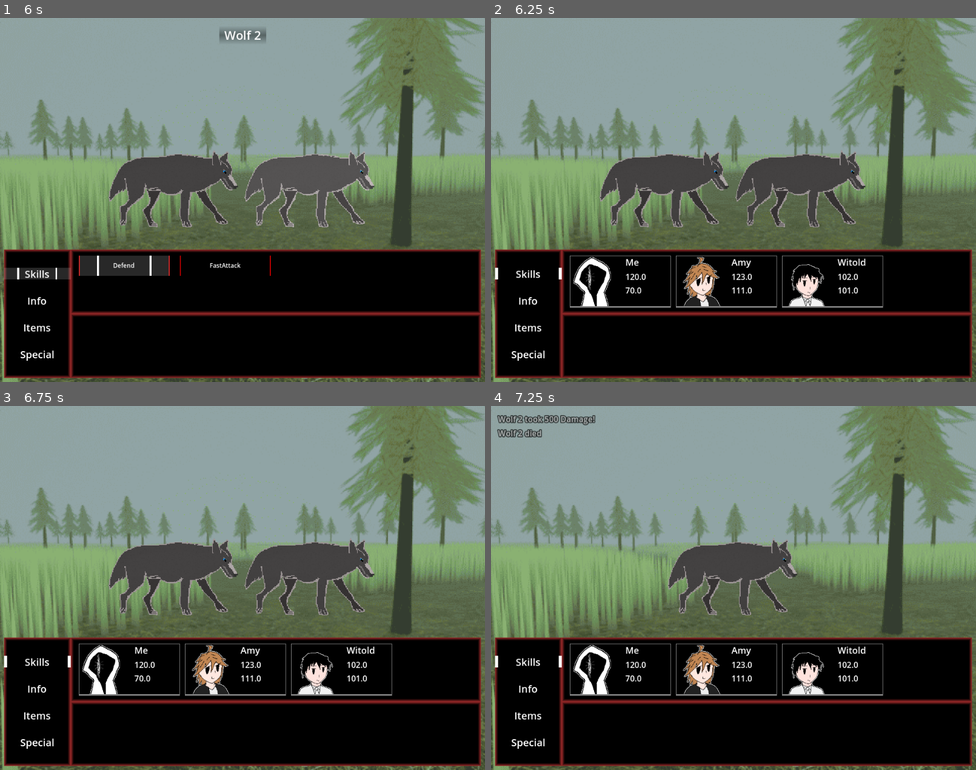
Above: before the commit, frames 1-4 (two rows, left to right).
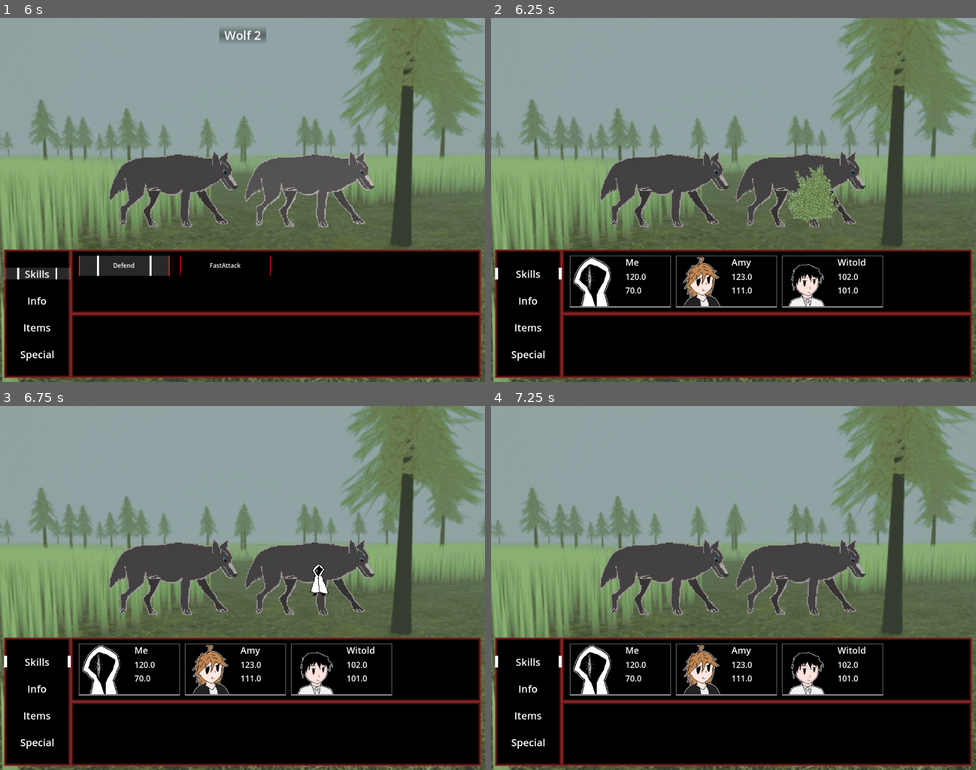
Above: after the commit, the same moments.

Repository: Herosege/PureKillRot
Game: Godot game, scene res://Scenes/fight_scene.tscn
Two runs of this game, one before a commit and one after it. Both use one fixed random seed, a clock stepped at 60 frames per second and the inputs below. This scene is started directly instead of the project's main scene.
Inputs:
- Up to frame 1 (6 s): hold Right (move_right) 0.53-1.28 s; tap Z (accept) at 0.6, 1.55, 2, 2.1, 2.75, 2.85, 3.8, 4.25, 4.35, 5.1 s; tap Enter at 1.25 s; hold X (back) 1.28-2.03 s; tap Shift (Sprint) at 1.35, 5.85 s; hold Right (move_right) 2.03-2.78 s; hold Up (move_up) 2.78-3.53 s; hold Shift (Sprint) 3.53-4.28 s; hold Left (move_left) 3.53-5.03 s; hold X (back) 5.03-5.78 s; hold Right (move_right) from 5.78 s (still down)
- Up to frame 2 (6.25 s): keep holding Right (move_right); tap Z (accept) at 6.05 s
- Up to frame 3 (6.75 s): tap Z (accept) at 6.5, 6.6 s; release Right (move_right) at 6.53 s; hold Up (move_up) from 6.53 s (still down)
- Up to frame 4 (7.25 s): keep holding Up (move_up)

Frame 1 is identical in both runs. In frame 2, 0.9% of the frame differs, in the area x 61-72%, y 40-57%; in frame 3, 0.2%; in frame 4, 6.0%, in the area x 1-78%, y 2-58%.

Commit message:
added animations for using skills

Diff:
--- a/Resources/Customs/Templates/skill.gd
+++ b/Resources/Customs/Templates/skill.gd
@@ -8,6 +8,9 @@
 var Effect : int
 var Values : Array
 
+var AnimSprites : Array
+var AnimDuration : float
+
 #func UseSkill()->bool:
 	#if Effect:
 		#Effect.call()
@@ -15,9 +18,11 @@
 	#else:
 		#return false
 
-func _init(a,b,c,d,e):
+func _init(a,b,c,d,e,f,g = 1.0):
 	Name = a
 	Description = b
 	Icon = c
 	Effect = d
 	Values = e
+	AnimSprites = f
+	AnimDuration = g
--- a/Scenes/fight_scene.tscn
+++ b/Scenes/fight_scene.tscn
@@ -524,3 +524,21 @@
 
 [node name="SkillUseTimer" type="Timer" parent="Timers"]
 one_shot = true
+
+[node name="TimePerSprite" type="Timer" parent="Timers"]
+one_shot = true
+
+[node name="AttackTexture" type="TextureRect" parent="."]
+layout_mode = 1
+anchors_preset = 8
+anchor_left = 0.5
+anchor_top = 0.5
+anchor_right = 0.5
+anchor_bottom = 0.5
+offset_left = -20.0
+offset_top = -20.0
+offset_right = 20.0
+offset_bottom = 20.0
+grow_horizontal = 2
+grow_vertical = 2
+metadata/_edit_lock_ = true
--- a/Script/GlobalClasses/SkillDatabase.gd
+++ b/Script/GlobalClasses/SkillDatabase.gd
@@ -7,10 +7,11 @@
 
 var Err = Skill.new(
 	"TissueSlap",
-	"This is an error! sorry!",
+	"Fuck them up",
 	load("res://Assets/Textures/Environment/bush2.png"),
 	Enums.TSkill.Damage,
-	[100,0]
+	[100,0],
+	[load("res://Assets/Textures/Environment/bush2.png")]
 )
 
 var Skill_Attack = Skill.new(
@@ -18,19 +19,32 @@
 	"Deal damage to your opponent",
 	load("res://Assets/Textures/Environment/bush2.png"),
 	Enums.TSkill.Damage,
-	[500,0]
+	[500,0],
+	[
+		load("res://Assets/Textures/Environment/bush2.png"),
+		load("res://Assets/Textures/Sprites_normal/Characters/me1_d.png")
+
+	]
 )
 var Skill_Defend = Skill.new(
 	"Defend",
 	"Reduce incoming damage",
 	load("res://Assets/Textures/Environment/bush2.png"),
 	Enums.TSkill.Damage,
-	[100,0]
+	[100,0],
+	[
+		load("res://Assets/Textures/Environment/bush2.png"),
+		load("res://Assets/Textures/Sprites_normal/Characters/me1_u.png"),
+		load("res://Assets/Textures/Environment/bush2.png"),
+		load("res://Assets/Textures/Sprites_normal/Characters/me1_u.png")
+
+	]
 )
 var Skill_FastAttack = Skill.new(
 	"FastAttack",
 	"Induces bleeding",
 	load("res://Assets/Textures/Environment/bush2.png"),
 	Enums.TSkill.Damage,
-	[100,0]
+	[100,0],
+	[load("res://Assets/Textures/Sprites_normal/Characters/walk2_d.png")]
 )
--- a/Script/fight_scene.gd
+++ b/Script/fight_scene.gd
@@ -15,11 +15,13 @@
 
 @onready var OverlayColor = get_node("Overlay/ColorRect")
 @onready var EnNameDis = get_node("UI/EnemyNameDisplay")
+@onready var AttTexture = get_node("AttackTexture")
 
 @onready var ItemScene = load("res://Scenes/UIElements/item.tscn")
 
 #Timers
 @onready var SkillUseTimer = get_node("Timers/SkillUseTimer")
+@onready var TimePerSpites = get_node("Timers/TimePerSprite")
 
 #Action -> Select Item -> EnemySelect
 var MenuLayer : int = 0
@@ -41,8 +43,6 @@
 var CharacterTurn : int = 0
 var YourTurn = true
 
-var ProfilesArr = []
-
 #SelectAction
 var SelIndexAction : int = 0
 
@@ -137,9 +137,9 @@
 				SELECT_ITEM:
 					ItemsMenuHandle()
 				SELECT_PROFILE:
-					if ProfilesArr:
+					if CharProfs.get_children():
 						SelIndexProf += UiDir.x
-						SelIndexProf = clamp(SelIndexProf,0,ProfilesArr.size()-1)
+						SelIndexProf = clamp(SelIndexProf,0,CharProfs.get_children().size()-1)
 						UpdateUi(MenuLayer)
 				SELECT_CHARACTER:
 					if EnemyList.get_child_count() > 0:
@@ -292,70 +292,6 @@
 		ACTION_SPECIAL:
 			return true if PartyInfo.MainParty[CharacterTurn].Special else false
 	return false
-
-### CURSOR ------------------------------------------------------------------------------------------------------
-
-func AnimateCursor(SetAnim:bool,Layer:int):
-	if Layer == 0:
-		Cursor[0].AnimateCursor(SetAnim)
-	if Layer > 0:
-		match SelIndexAction:
-			ACTION_SKILL:
-				Cursor[1].AnimateCursor(SetAnim)
-			ACTION_INFO:
-				Cursor[2].AnimateCursor(SetAnim)
-			ACTION_ITEM:
-				Cursor[1].AnimateCursor(SetAnim)
-			ACTION_SPECIAL:
-				Cursor[1].AnimateCursor(SetAnim)
-
-func ResetCursor(Layer):
-	Cursor[Layer].global_position = Vector2.ZERO
-	Cursor[Layer].size = Vector2.ZERO
-	Cursor[Layer].pivot_offset = Vector2.ZERO
-
-### ACTIONS ------------------------------------------------------------------------------------------------------
-
-func CommitActions():
-	HaltAction = true
-	GenEnemyActions()
-	for i in ActionBuffer.size():
-		if i >= ActionBuffer.size():
-			break
-		if AwaitInptToEnd:
-			break
-		if ActionBuffer[i] is not int:
-			SkillUseTimer.start(1.0)
-			await SkillUseTimer.timeout
-			if ActionBuffer[i][1] == 0:
-				match SelIndexAction:
-					ACTION_SKILL:
-						SkillUse(ActionBuffer[i])
-					ACTION_INFO:
-						pass
-					ACTION_ITEM:
-						pass
-					ACTION_SPECIAL:
-						pass
-			else:
-				SkillUse(ActionBuffer[i])
-	ResetMenu()
-	CharacterTurn = FightParty[0]
-	UpdateProfiles()
-	ActionBuffer.resize(PartyInfo.MainParty.size())
-	for i in ActionBuffer.size():
-		ActionBuffer[i] = -1
-	HaltAction = false if !AwaitInptToEnd else true
-
-func GenEnemyActions():
-	FightParty.resize(0)
-	for i in PartyInfo.MainParty.size():
-		if PartyInfo.MainParty[i].Dead == false:
-			FightParty.append(PartyInfo.MainParty.find(PartyInfo.MainParty[i]))
-	for i in BattleEnemies.size():
-		var TempBuf = BattleEnemies[i].RSkill(Turn,FightParty.size())
-		TempBuf[2] = FightParty[TempBuf[2]]
-		ActionBuffer.append(TempBuf)
 
 #-1 to Reset all layers
 func ResetMenuLayer(Layer):
@@ -394,11 +330,81 @@
 			AnimSprite = EnemyList.get_child(i).get_child(0)
 			AnimSprite.material.set_shader_parameter("FlashOn",false)
 
-func SkillUse(SkillT):
+### CURSOR ------------------------------------------------------------------------------------------------------
+
+func AnimateCursor(SetAnim:bool,Layer:int):
+	if Layer == 0:
+		Cursor[0].AnimateCursor(SetAnim)
+	if Layer > 0:
+		match SelIndexAction:
+			ACTION_SKILL:
+				Cursor[1].AnimateCursor(SetAnim)
+			ACTION_INFO:
+				Cursor[2].AnimateCursor(SetAnim)
+			ACTION_ITEM:
+				Cursor[1].AnimateCursor(SetAnim)
+			ACTION_SPECIAL:
+				Cursor[1].AnimateCursor(SetAnim)
+
+func ResetCursor(Layer):
+	Cursor[Layer].global_position = Vector2.ZERO
+	Cursor[Layer].size = Vector2.ZERO
+	Cursor[Layer].pivot_offset = Vector2.ZERO
+
+### ACTIONS ------------------------------------------------------------------------------------------------------
+
+func CommitActions():
+	HaltAction = true
+	GenEnemyActions()
+
+	for i in ActionBuffer.size():
+		if i >= ActionBuffer.size():
+			break
+		if AwaitInptToEnd:
+			break
+		if ActionBuffer[i] is not int:
+			var SkillT = ActionBuffer[i]
+			var TargetArray = BattleEnemies if SkillT[1] == 1 else PartyInfo.MainParty
+			var TargetType = SkillT[2] if SkillT[2] <= TargetArray.size()-1 else 0
+			var STimes = SkillDB.GetSkill(SkillT[0]).AnimDuration
+			var Sprts = SkillDB.GetSkill(SkillT[0]).AnimSprites
+			var EnemNode
+
+			if ActionBuffer[i][1] == 1:
+				EnemNode = EnemyList.get_child(TargetType)
+			else:
+				EnemNode = CharProfs.get_child(TargetType)
+
+			SkillUseTimer.start(STimes*1.8)
+
+			AttackTextureAnim(Sprts,STimes,EnemNode.global_position+EnemNode.size/2)
+			await SkillUseTimer.timeout
+			SkillUse(SkillT,TargetArray,TargetType)
+			SkillUseTimer.start(0.3)
+			await SkillUseTimer.timeout
+
+	ResetMenu()
+	CharacterTurn = FightParty[0]
+	UpdateProfiles()
+	ActionBuffer.resize(PartyInfo.MainParty.size())
+	for i in ActionBuffer.size():
+		ActionBuffer[i] = -1
+	HaltAction = false if !AwaitInptToEnd else true
+
+func GenEnemyActions():
+	FightParty.resize(0)
+	for i in PartyInfo.MainParty.size():
+		if PartyInfo.MainParty[i].Dead == false:
+			FightParty.append(PartyInfo.MainParty.find(PartyInfo.MainParty[i]))
+	for i in BattleEnemies.size():
+		var TempBuf = BattleEnemies[i].RSkill(Turn,FightParty.size())
+		TempBuf[2] = FightParty[TempBuf[2]]
+		ActionBuffer.append(TempBuf)
+
+func SkillUse(SkillT,TargetArray,TargetType):
 	var Effect = SkillDB.GetSkill(SkillT[0]).Effect
 	var Vals = SkillDB.GetSkill(SkillT[0]).Values
-	var TargetArray = BattleEnemies if SkillT[1] == 1 else PartyInfo.MainParty
-	var TargetType = SkillT[2] if SkillT[2] <= TargetArray.size()-1 else 0
+
 	var EnemyType = TargetArray[TargetType]
 	match Effect:
 		Enums.TSkill.Damage:
@@ -439,6 +445,16 @@
 				return true
 	return false
 
+func AttackTextureAnim(Sprites,SpriteTime,EnemNodePos):
+	var CalcTPS = (SpriteTime)/Sprites.size()
+	AttTexture.global_position = EnemNodePos
+	for i in Sprites:
+		AttTexture.texture = i
+		TimePerSpites.start(CalcTPS)
+		await TimePerSpites.timeout
+
+	AttTexture.texture = null
+
 ### END STUFF ------------------------------------------------------------------------------------------------------
 
 func EnemyDie(Index):
